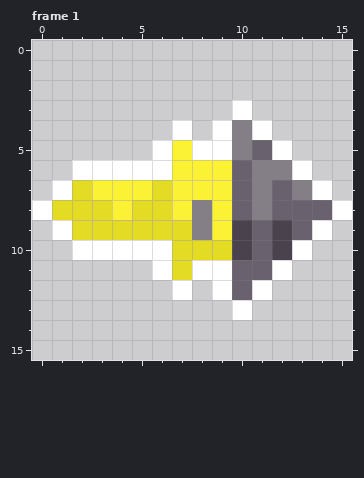
Pixel-art file: Assets/Resources/sprites/projectile/proj_drill.aseprite. The first picture shows the starting point.
16x16 pixels, 2 frames. Shown: frame 1. The commit also changed other frames, which this record leaves out.
New version:
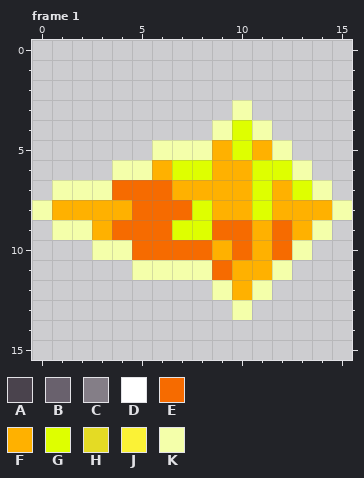
Palette (. is transparent): A #4a434d  B #69616d  C #847e87  D #ffffff  E #f66b00  F #ffb100  G #deff00  H #e4db24  J #fbf236  K #f4ffaa
The commit says: fleshed out drill bolt, added tome
What changed:
--- frame 1
@@ x 0..15 @@
  2 ................
- 3 ..........D.....
- 4 .......D.DCD....
- 5 ......DJDDCBD...
- 6 ..DDDDDJJJBCCD..
- 7 .DHJJJHJJJBCBCD.
- 8 DHHHJHHJCJBCBBBD
- 9 .DHHHHHHCJABABD.
-10 ..DDDDDHHHABAD..
-11 ......DHDDBBD...
-12 .......D.DBD....
-13 ..........D.....
+ 3 ..........K.....
+ 4 .........KGK....
+ 5 ......KKKFGFK...
+ 6 ....KKFGGFFGGK..
+ 7 .KKKEEEFFFFGFGK.
+ 8 KFFFFEEEGFFGFFFK
+ 9 .KKFEEEGGEEFEFK.
+10 ...KKEEEEFEFEK..
+11 .....KKKKEFFK...
+12 .........KFK....
+13 ..........K.....
 14 ................
Where, in picture pixels (left, top, right, bottom), the same in both pictures:
changed: (32, 100, 352, 320)
